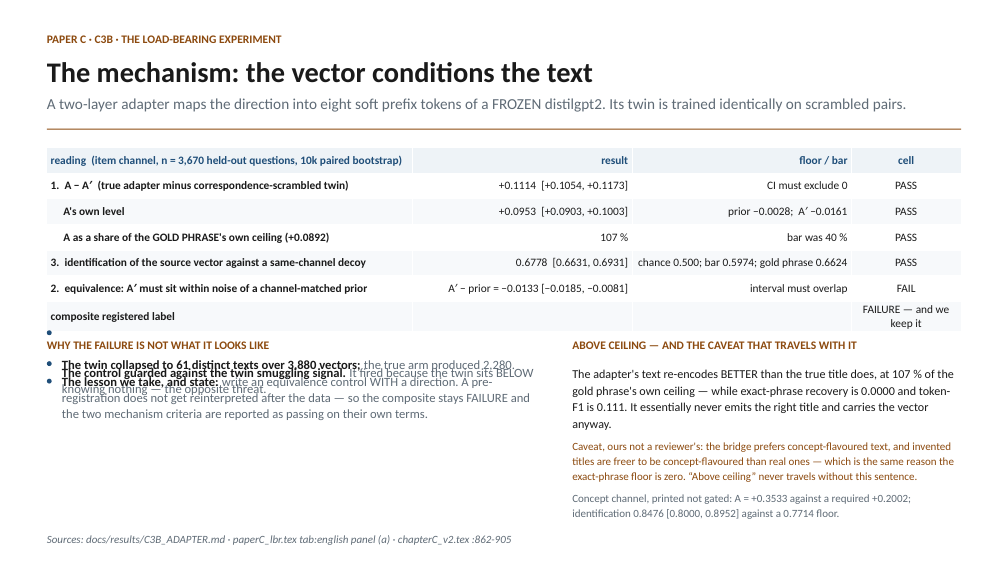
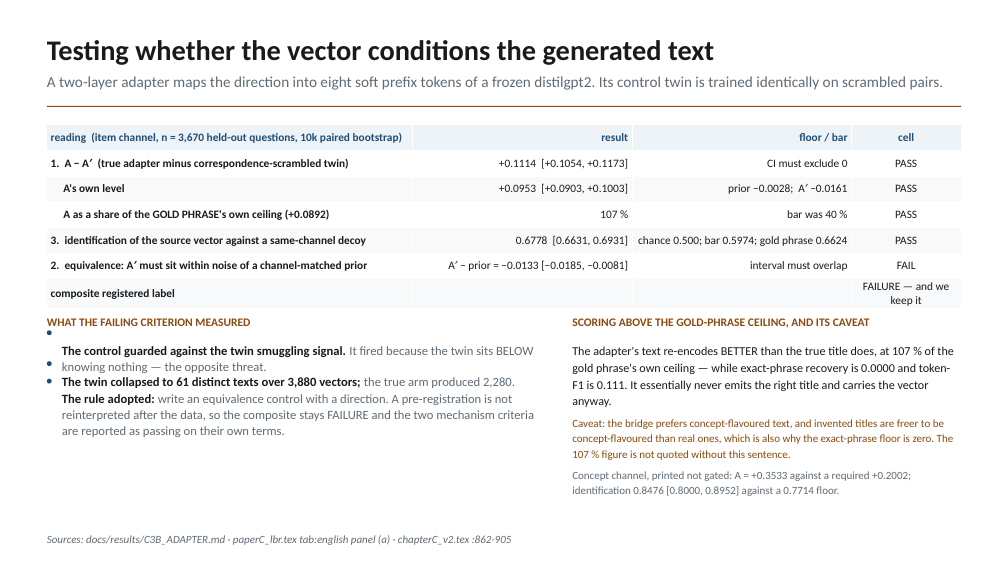
Before and after one commit to makarovaalexa-brch/casper, a slide deck: slide 35 of new_chapters/slides/casper_supervisor_2026-09.pptx (slide 32 before the commit). Drawn at 1008x567 pixels with LibreOffice and Linux fonts; fonts in the diff are those of the drawing. Boxes give left, top, right and bottom in pixels: in the first picture for what was removed or moved away, otherwise in the second. Text is boxed around its words. In the diff, an @@ line names an element or a change of style, - is before the commit and + after.

```diff
--- a/new_chapters/slides/casper_supervisor_2026-09.pptx
+++ b/new_chapters/slides/casper_supervisor_2026-09.pptx
@@ text at box(47, 40, 714, 65): text changed @@
-The mechanism: the vector conditions the text
+Testing whether the vector conditions the generated text
@@ text removed at box(47, 35, 282, 43) @@
-PAPER C · C3B · THE LOAD-BEARING EXPERIMENT
@@ text at box(47, 76, 944, 90): text changed @@
-A two-layer adapter maps the direction into eight soft prefix tokens of a FROZEN distilgpt2. Its twin is trained identically on scrambled pairs.
+A two-layer adapter maps the direction into eight soft prefix tokens of a frozen distilgpt2. Its control twin is trained identically on scrambled pairs.
@@ rectangle: place and size @@
-rectangle at box(47, 129, 961, 130)
+rectangle at box(47, 106, 961, 107)
@@ text added at box(47, 318, 250, 326), 11 pt, text #8C4A0F, bold @@
+WHAT THE FAILING CRITERION MEASURED
@@ text at box(572, 318, 870, 328): text changed @@
-ABOVE CEILING — AND THE CAVEAT THAT TRAVELS WITH IT
+SCORING ABOVE THE GOLD-PHRASE CEILING, AND ITS CAVEAT
@@ text removed at box(47, 341, 269, 349) @@
-WHY THE FAILURE IS NOT WHAT IT LOOKS LIKE
@@ 2 texts, 1 table: place and size @@
-2 texts, 1 table at box(47, 147, 961, 519)
+2 texts, 1 table at box(47, 125, 961, 496)
@@ text "The twin collapsed to 61 ...": place and size @@
-text "The twin collapsed to 61 ..." at box(62, 360, 515, 372)
+text "The twin collapsed to 61 ..." at box(62, 377, 515, 388)
@@ text at box(62, 394, 534, 437): text changed @@
-The lesson we take, and state: write an equivalence control WITH a direction. A pre-registration does not get reinterpreted after the data — so the composite stays FAILURE and the two mechanism criteria are reported as passing on their own terms.
+The rule adopted: write an equivalence control with a direction. A pre-registration is not reinterpreted after the data, so the composite stays FAILURE and the two mechanism criteria are reported as passing on their own terms.
@@ text at box(572, 419, 954, 460): text changed @@
-Caveat, ours not a reviewer's: the bridge prefers concept-flavoured text, and invented titles are freer to be concept-flavoured than real ones — which is the same reason the exact-phrase floor is zero. “Above ceiling” never travels without this sentence.
+Caveat: the bridge prefers concept-flavoured text, and invented titles are freer to be concept-flavoured than real ones, which is also why the exact-phrase floor is zero. The 107 % figure is not quoted without this sentence.
```
Also in this commit, not shown: 53 other slides changed, 4 slides added, 1 slide removed, 11 other files.
